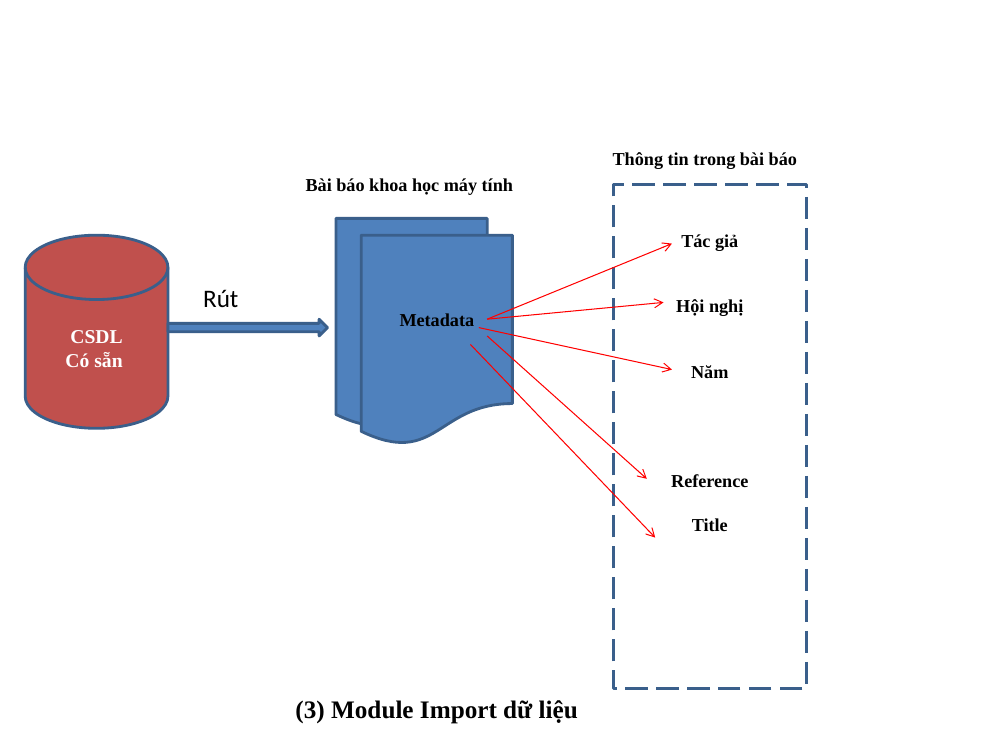
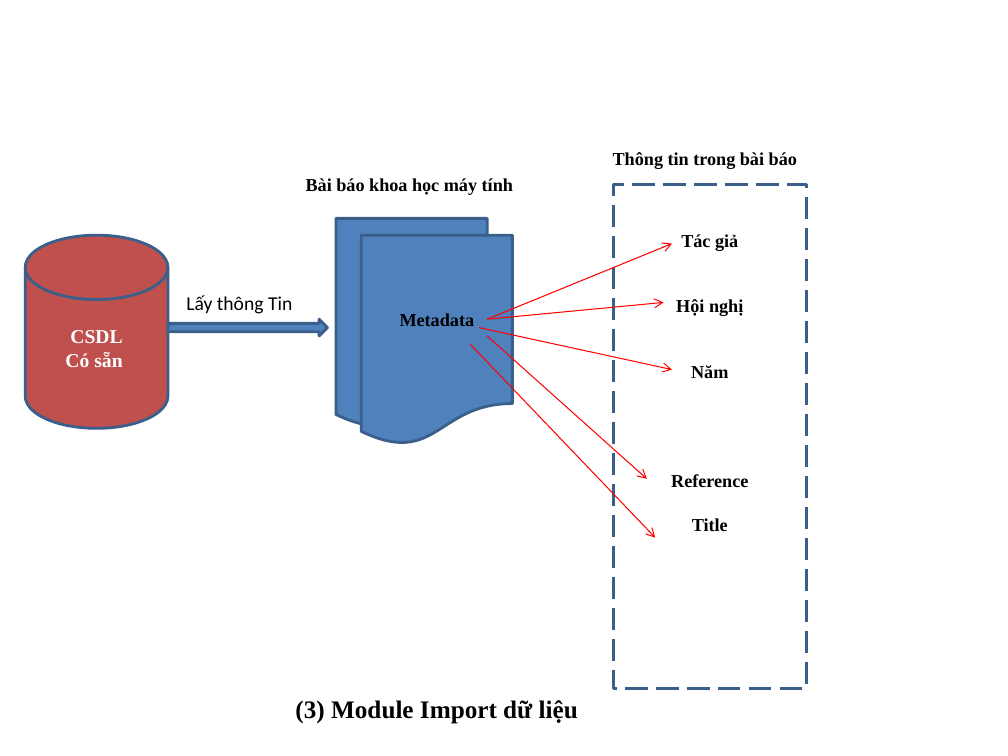
Before and after one commit to tiendv/detaitotnghiep, a slide deck: slide 4 of Outline thesis/De cuong/Kientrucdetai_26_8.pptx. Drawn at 1008x756 pixels with LibreOffice and Linux fonts; fonts in the diff are those of the drawing. Boxes give left, top, right and bottom in pixels: in the first picture for what was removed or moved away, otherwise in the second. Text is boxed around its words. In the diff, an @@ line names an element or a change of style, - is before the commit and + after.

```diff
--- a/Outline thesis/De cuong/Kientrucdetai_26_8.pptx
+++ b/Outline thesis/De cuong/Kientrucdetai_26_8.pptx
@@ text at <box>186,295,292,314</box>: text changed; size 18 to 14 pt @@
-Rút
+Lấy thông Tin
```
Also in this commit, not shown: 1 other slide changed, 1 other file.
